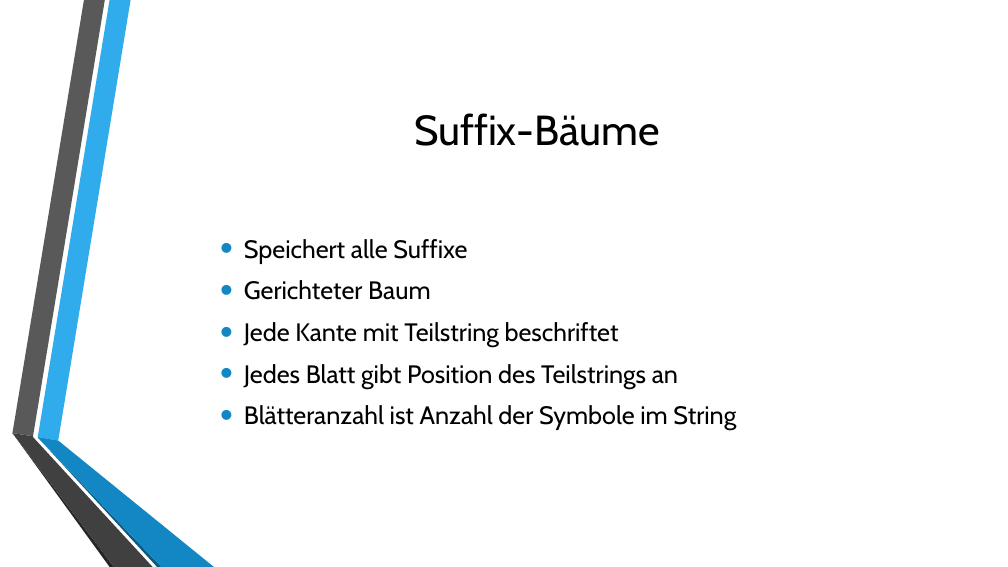
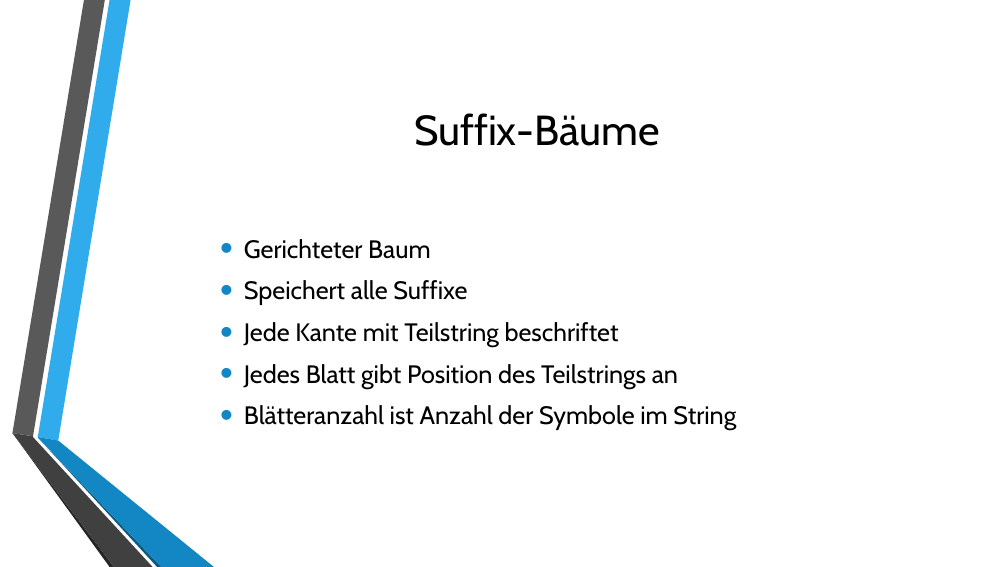
Before and after one commit to lenhuy2106/grp01-algdatII, a slide deck: slide 4 of Präsentation/2016.07.28 - Zwischenstand/Suchen in statischen Texten.pptx. Drawn at 1008x567 pixels with LibreOffice and Linux fonts; fonts in the diff are those of the drawing; background and template pictures are left out. Boxes give left, top, right and bottom in pixels: in the first picture for what was removed or moved away, otherwise in the second. Text is boxed around its words. In the diff, an @@ line names an element or a change of style, - is before the commit and + after.

```diff
--- a/Präsentation/2016.07.28 - Zwischenstand/Suchen in statischen Texten.pptx
+++ b/Präsentation/2016.07.28 - Zwischenstand/Suchen in statischen Texten.pptx
@@ text at (244,239,430,259): paragraph added @@
+• Gerichteter Baum
@@ text at (244,280,430,300): paragraph removed @@
-• Gerichteter Baum
```
Also in this commit, not shown: 2 other slides changed, 1 other file.
